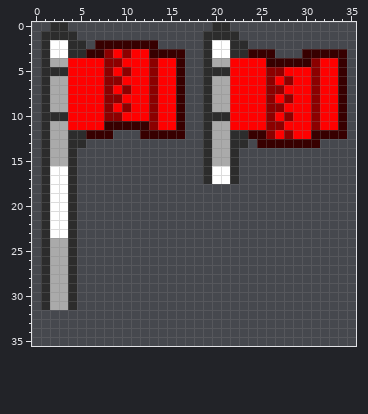
Pixel-art sprite, stored at Arthurs-Adventure/Assets/Sprites In Use/New Ground Tiles/New Tileset/New Flag.png. The picture above is the old version.
The file is 36x36 pixels.
New version:
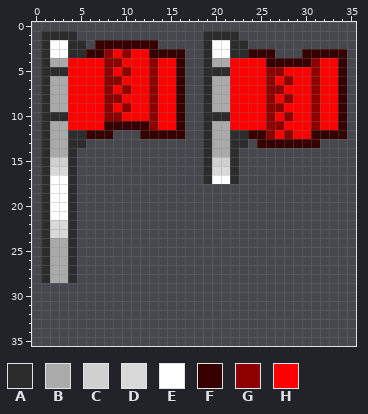
Palette (. is transparent): A #2c2c2c  B #aaaaaa  C #d0d0d0  D #d9d9d9  E #ffffff  F #370000  G #8c0000  H #ff0000
Edits made:
@@ x 0..23 @@
- 0 ..AA................AA..
+ 0 ........................
  1 .AAAA..............AAAA.
@@ x 0..23 @@
 14 .ABBA..............ABBA.
-15 .ABBA..............ABBA.
-16 .AEEA..............AEEA.
+15 .ACCA..............ACCA.
+16 .ADDA..............ADDA.
 17 .AEEA..............AEEA.
@@ x 0..5 @@
 21 .AEEA.
-22 .AEEA.
-23 .AEEA.
+22 .ADDA.
+23 .ADDA.
 24 .ABBA.
@@ x 0..6 @@
 28 .ABBA..
-29 .ABBA..
-30 .ABBA..
-31 .ABBA..
+29 .......
+30 .......
+31 .......
 32 .......
